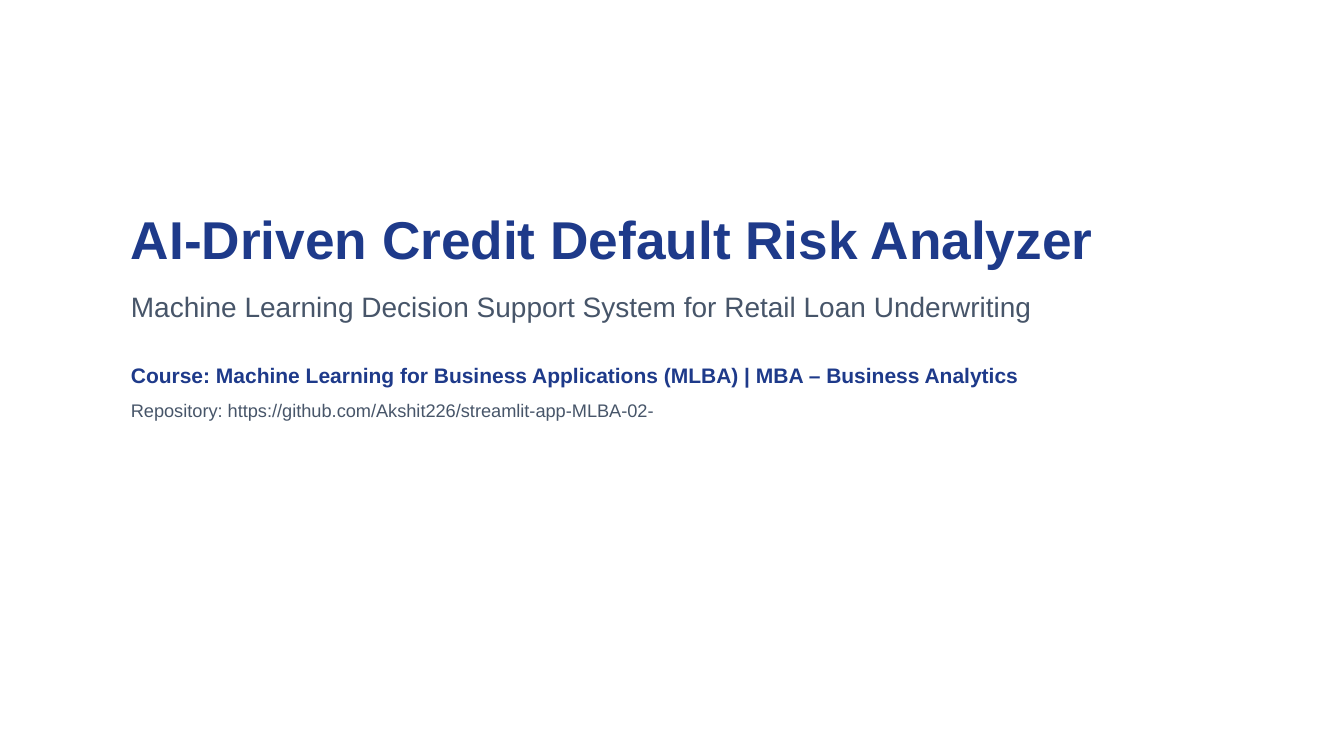
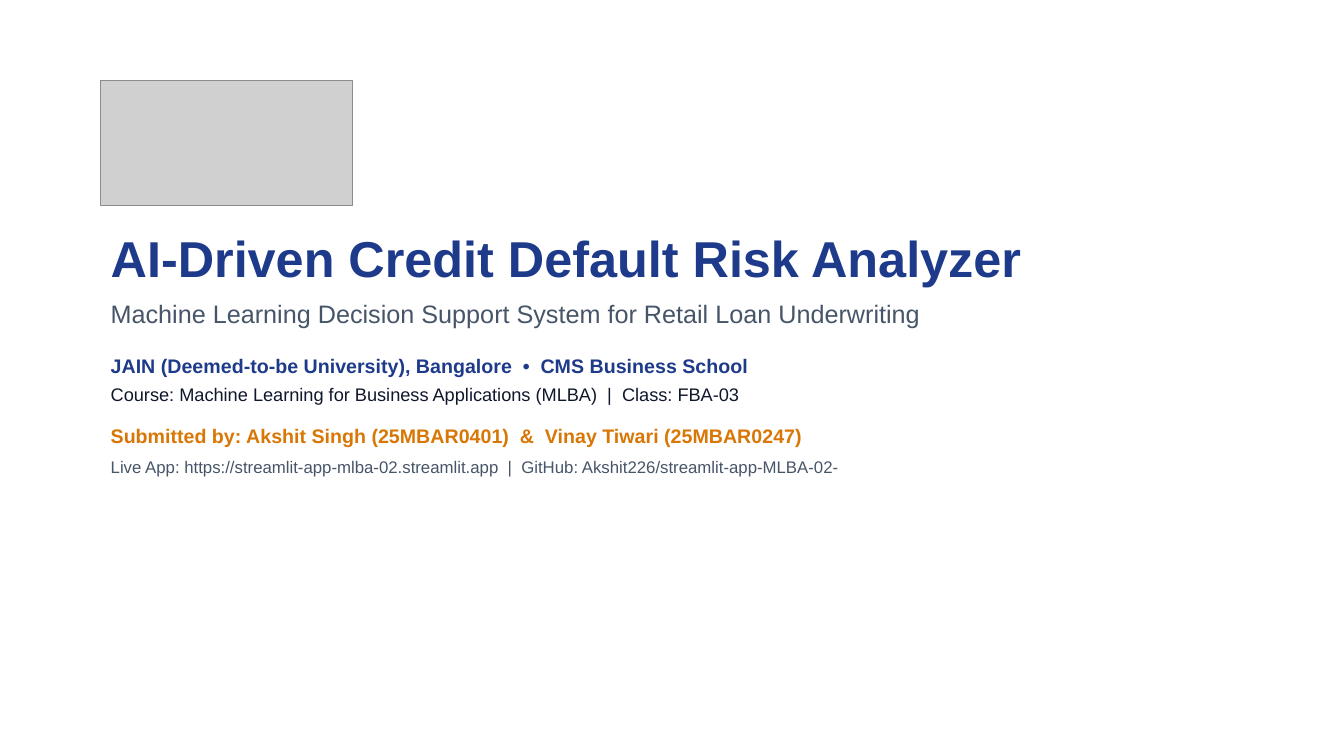
Before and after one commit to Akshit226/streamlit-app-MLBA-02-, a slide deck: slide 1 of MLBA_Assignment_2_Presentation.pptx. Drawn at 1344x756 pixels with LibreOffice and Linux fonts; fonts in the diff are those of the drawing; grey boxes stand for pictures. Boxes give left, top, right and bottom in pixels: in the first picture for what was removed or moved away, otherwise in the second. Text is boxed around its words. In the diff, an @@ line names an element or a change of style, - is before the commit and + after.

Commit message:
Add official Jain University cover page, logo, student names, USNs, and class FBA-03 across report, slides, and app

```diff
--- a/MLBA_Assignment_2_Presentation.pptx
+++ b/MLBA_Assignment_2_Presentation.pptx
@@ picture added at <box>101,81,353,206</box> @@
@@ text "AI-Driven Credit Default Risk Analyzer": place and size @@
-text "AI-Driven Credit Default Risk Analyzer" at <box>131,220,1093,421</box>
+text "AI-Driven Credit Default Risk Analyzer" at <box>111,240,1021,477</box>
@@ text at <box>111,240,1021,329</box>: size 38 to 36 pt in "AI-Driven Credit Default Risk Analyzer"; size 20 to 18 pt in "Machine Learning Decision Support System for Retail ..."; less space between paragraphs @@
@@ text at <box>111,358,838,477</box>: text changed; size 15 to 14 pt; text colour #1E3A8A to #475569; bold off @@
-Course: Machine Learning for Business Applications (MLBA) | MBA – Business Analytics
-Repository: https://github.com/Akshit226/streamlit-app-MLBA-02-
+JAIN (Deemed-to-be University), Bangalore • CMS Business School
+Course: Machine Learning for Business Applications (MLBA) | Class: FBA-03
+Submitted by: Akshit Singh (25MBAR0401) & Vinay Tiwari (25MBAR0247)
+Live App: https://streamlit-app-mlba-02.streamlit.app | GitHub: Akshit226/streamlit-app-MLBA-02-
```
Also in this commit, not shown: 3 other files.
